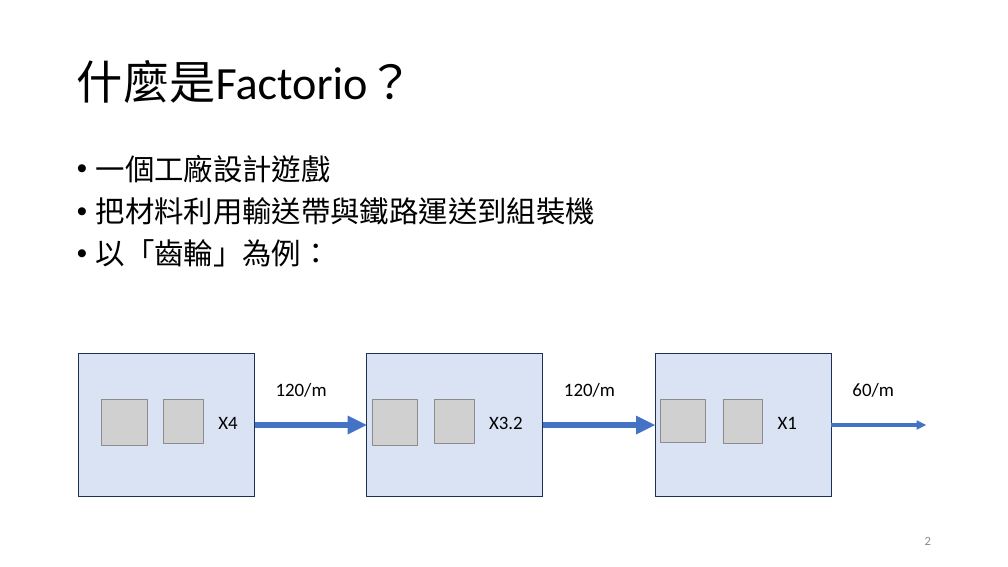
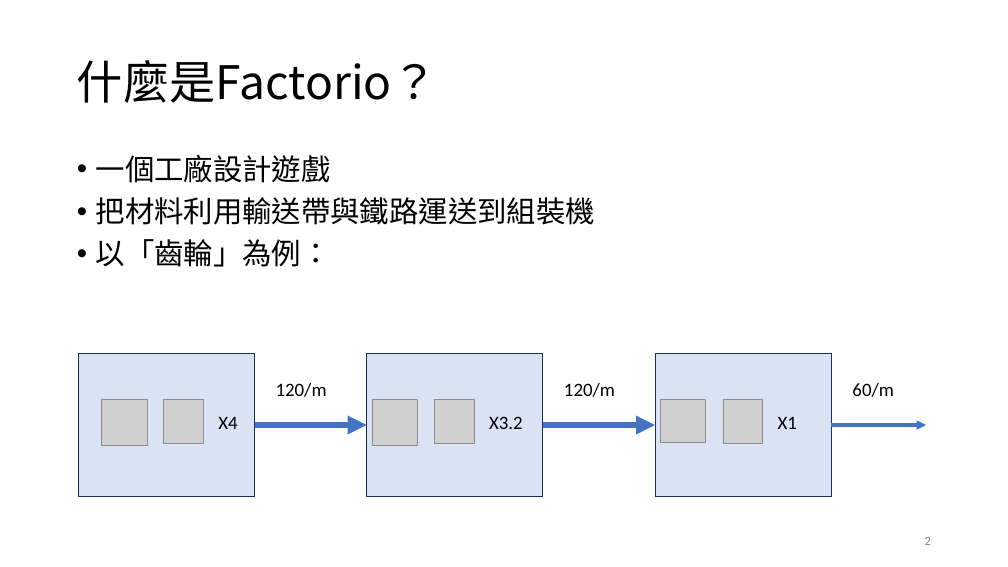
Before and after one commit to LittleD3092/My-Vault, a slide deck: slide 2 of The Philosophy of Soft Skills/Factorio的基地佈局列舉.pptx. Drawn at 1008x567 pixels with LibreOffice and Linux fonts; fonts in the diff are those of the drawing; grey boxes stand for pictures; background and template pictures are left out. Boxes give left, top, right and bottom in pixels: in the first picture for what was removed or moved away, otherwise in the second. Text is boxed around its words. In the diff, an @@ line names an element or a change of style, - is before the commit and + after.

Commit message:
modify font of soft skills slide

```diff
--- a/The Philosophy of Soft Skills/Factorio的基地佈局列舉.pptx
+++ b/The Philosophy of Soft Skills/Factorio的基地佈局列舉.pptx
@@ title "什麼是Factorio？" at (77, 60, 438, 103): font Calibri to Noto Sans CJK SC @@
```
Also in this commit, not shown: 12 other slides changed, 1 other file.
